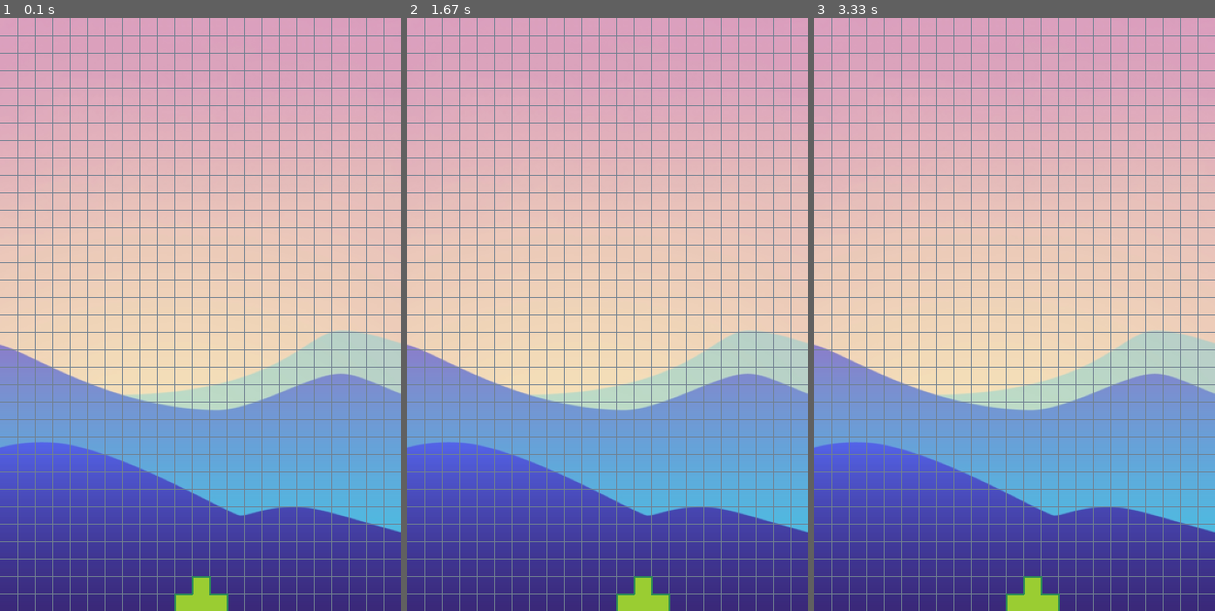
Above: before the commit, frames 1-3 (left to right).
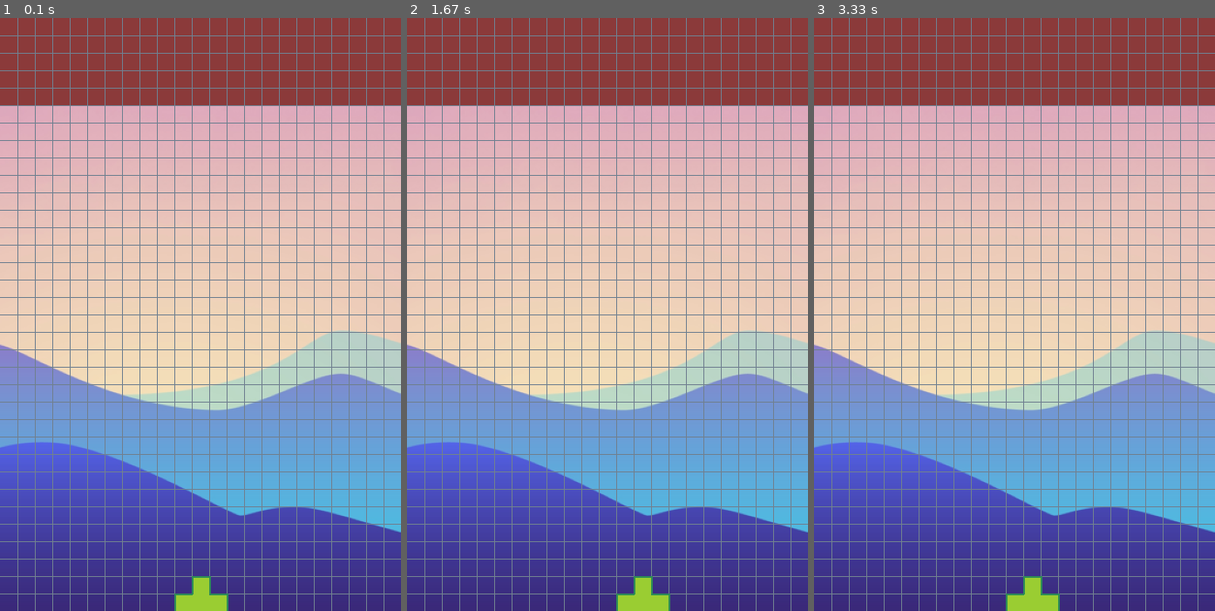
Above: after the commit, the same moments.

Repository: infProgram/inf371_spring2022-Pieces-Ho
Game: pygame game, started from peronalProject/bubbleDefense.py
The game is run twice, just before and just after one commit, with the same random seed, the same clock (stepped at 60 frames per second) and the same inputs.
Inputs:
- Up to frame 1 (0.1 s): no input
- Up to frame 2 (1.67 s): hold D 0.33-0.8 s; hold W 0.83-1.13 s; hold D 1.17-1.63 s
- Up to frame 3 (3.33 s): hold A 1.67-2.2 s; hold A 2.23-2.63 s; hold D from 3.07 s (still down)

The runs differ from the first frame. In frame 1, 13% of the frame differs, in the area x 0-100%, y 0-15%; in frame 2, 13%; in frame 3, 13%.

Commit message:
draw wall and change the xy line draw order

Diff:
--- a/peronalProject/bubbleDefense.py
+++ b/peronalProject/bubbleDefense.py
@@ -61,9 +61,12 @@
 
 class wall():
     def __init__(self) -> None:
-        pass
-    def draw(self):
-        pass
+        self.wallColour = (139,58,58)
+    def draw(self):     # 13 grids each line
+        for i in range(0,100,20):
+            for j in range(0,460,20):
+                self.bullet = pygame.draw.rect(screen,self.wallColour,[j,i,20,20],0)
+
     def move(self):
         pass
     def clear(self):
@@ -75,6 +78,7 @@
 pygame.display.set_caption('Bubble Defense') #  主窗口标题（Title）
 backgroundPic = pygame.image.load("bgPic.png")
 mylancher = launcher()
+mywall = wall()
 
 isRunning = True
 while isRunning:
@@ -89,12 +93,19 @@
         if keyPressed[pygame.K_a]: mylancher.move('A')
         if keyPressed[pygame.K_d]: mylancher.move('D')
   screen.blit(backgroundPic,(0,0))
+#   for i in range(20,441,20): pygame.draw.line(screen,(112,128,144),[i,0],[i,680],1) # Draw xy lines
+#   for i in range(20,681,20): pygame.draw.line(screen,(112,128,144),[0,i],[460,i],1)
+
+
+#   if  mylancher.bullety >0:
+#      mylancher.bulletFly()
+  mywall.draw()
+
   for i in range(20,441,20): pygame.draw.line(screen,(112,128,144),[i,0],[i,680],1) # Draw xy lines
   for i in range(20,681,20): pygame.draw.line(screen,(112,128,144),[0,i],[460,i],1)
 
-  mylancher.draw()
-#   if  mylancher.bullety >0:
-#      mylancher.bulletFly()
+  mylancher.draw()  # lancher without xy lines
+
 
   time.sleep(0.01)
   pygame.display.flip()  # 刷新整个界面显示
